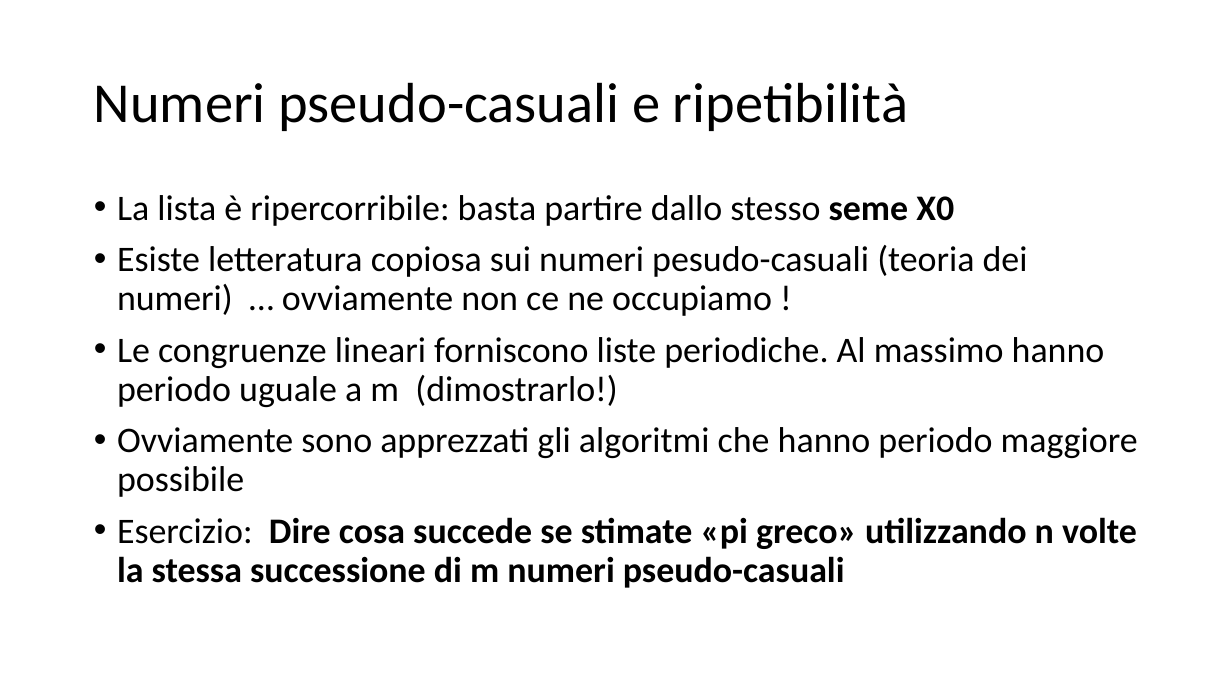
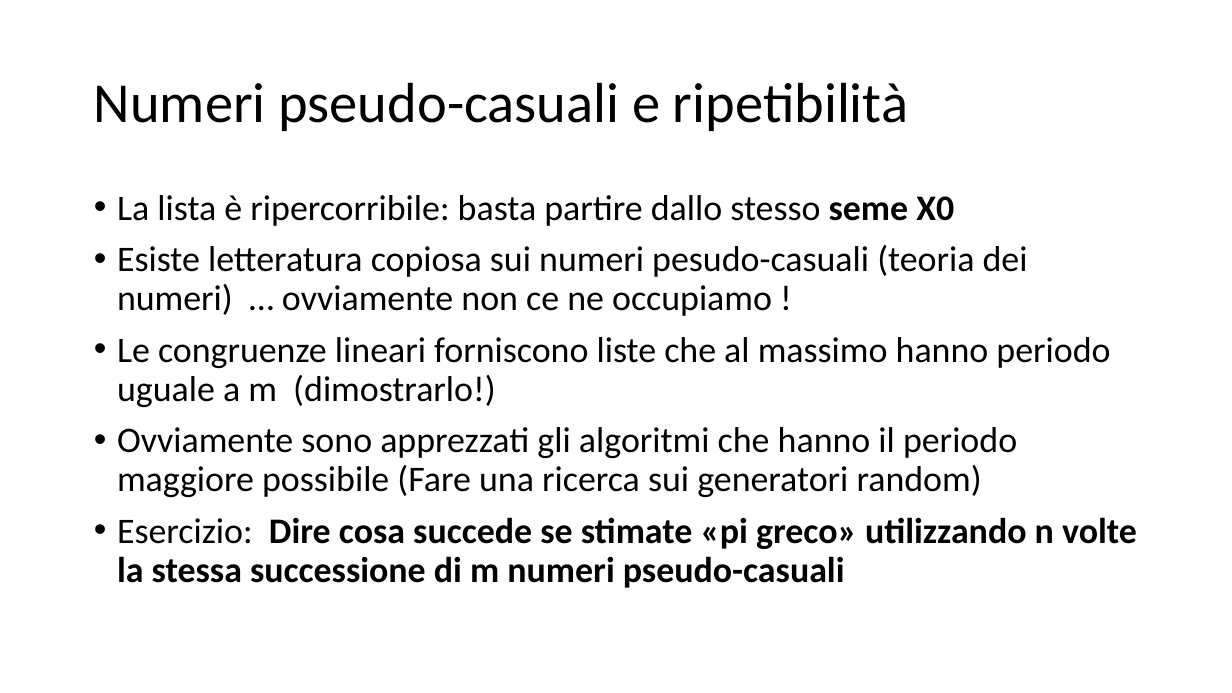
Before and after one commit to marcomonte94/Montecarlo, a slide deck: slide 17 of Slide Corso Metodi Montecarlo.pptx. Drawn at 1232x693 pixels with LibreOffice and Linux fonts; fonts in the diff are those of the drawing. Boxes give left, top, right and bottom in pixels: in the first picture for what was removed or moved away, otherwise in the second. Text is boxed around its words. In the diff, an @@ line names an element or a change of style, - is before the commit and + after.

```diff
--- a/Slide Corso Metodi Montecarlo.pptx
+++ b/Slide Corso Metodi Montecarlo.pptx
@@ text at (117, 337, 1110, 497): text changed @@
-• Le congruenze lineari forniscono liste periodiche. Al massimo hanno periodo uguale a m (dimostrarlo!)
-• Ovviamente sono apprezzati gli algoritmi che hanno periodo maggiore possibile
+• Le congruenze lineari forniscono liste che al massimo hanno periodo uguale a m (dimostrarlo!)
+• Ovviamente sono apprezzati gli algoritmi che hanno il periodo maggiore possibile (Fare una ricerca sui generatori random)
```
Also in this commit, not shown: 8 other slides changed, 18 slides added, 3 other files.
